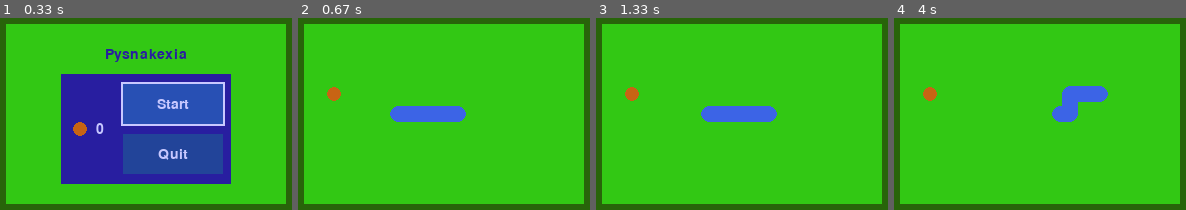
Above: before the commit, frames 1-4 (left to right).
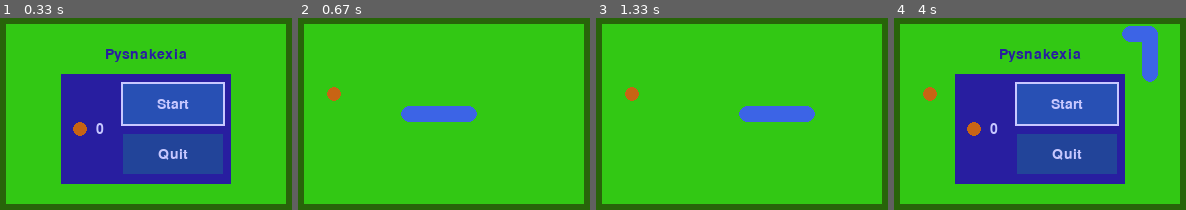
Above: after the commit, the same moments.

Repository: thornySoap/pysnakexia8
Game: pygame game, started from src/main/main.py
Same seed, same stepped clock (60 frames per second), same inputs: the game is played once before the commit and once after it.
Inputs:
- Up to frame 1 (0.33 s): no input
- Up to frame 2 (0.67 s): tap Enter at 0.33 s
- Up to frame 3 (1.33 s): hold Right 0.67-1.13 s; hold Up from 1.17 s (still down)
- Up to frame 4 (4 s): release Up at 1.63 s; hold Right 1.67-2.13 s; hold Up 2.17-2.7 s; hold Left 3.07-3.47 s; hold Up 3.5-3.87 s

Frame 1 is identical in both runs. In frame 2, 0.6% of the frame differs, in the area x 31-62%, y 45-55%; in frame 3, 2.2%; in frame 4, 36%, in the area x 20-91%, y 4-87%.

Commit message:
Make speed adjustments work

Diff:
--- a/src/main/main.py
+++ b/src/main/main.py
@@ -16,7 +16,7 @@
             return iter((self.d, self.a))
 
     def __init__(self):
-        self.FPS = 15
+        self.FPS = 30
         self.SCREEN_SIZE = Vector2(318, 212)
         self.FIELD_RECT = Rect(19, 16, 280, 180)
 
@@ -29,7 +29,7 @@
         self.MENU_TITLE_POS = Vector2(159, 46)
         self.BTN_RECT = {self.BTN_RESUME: Rect(136, 76, 100, 40),
                          self.BTN_QUIT: Rect(136, 126, 100, 40)}
-        self.BTN_TEXT = {self.BTN_RESUME: {True: "Resume", False: "Start"},  # "in_game"
+        self.BTN_TEXT = {self.BTN_RESUME: {True: "Resume", False: "Start"},
                          self.BTN_QUIT: {True: "Quit", False: "Quit"}}
         self.BTN_TEXT_POS = {self.BTN_RESUME: Vector2(186, 96),
                              self.BTN_QUIT: Vector2(186, 146)}
@@ -38,7 +38,7 @@
         self.GRID_RECT = Rect(0, 0, 14, 9)
         self.SQUARE_SIZE = 20
         self.SNAKE_RADIUS = 8
-        self.SNAKE_SPEED = 1
+        self.SNAKE_SPEED = 3  # High speed needs higher FPS
         self.APPLE_RADIUS = 7
 
         self.COLOR = {"bg": Color(40, 100, 10),
@@ -54,7 +54,7 @@
         self.font = pygame.font.Font(None, 21)
 
         self.screen = None
-        self.tick_cycle = self.FPS / self.SNAKE_SPEED
+        self.tick_cycle = self.FPS // self.SNAKE_SPEED
 
         self.main_loop = True
         self.in_game = False
@@ -71,6 +71,7 @@
         self.next_turn = None
         self.apple_pos = None  # Vector2
         self.eating_apple = None
+        self.clock_time_seconds = None
 
     def __call__(self):
         self.run()
@@ -85,9 +86,8 @@
         pygame.event.set_allowed(pygame.QUIT)
         pygame.event.set_allowed(pygame.KEYDOWN)
 
-        background = pygame.Surface(self.SCREEN_SIZE).convert()
-        background.fill(self.COLOR["bg"])
-        self.screen.blit(background, (0, 0))
+        draw.rect(self.screen, self.COLOR["bg"],
+                  Rect(Vector2(0, 0), self.SCREEN_SIZE))
         self.draw_field()
         self.screen_refresh()
 
@@ -153,6 +153,9 @@
                     self.next_turn = d
 
         if self.game_ticks % self.tick_cycle == 0:
+            self.draw_snake_end(Vector2(0, 0))
+
+            # Control
             if self.eating_apple:
                 self.eating_apple = False
                 self.score += 1
@@ -183,29 +186,69 @@
                 end.a -= 1
 
             if end.a <= 0:
-                if self.eating_apple or end.a < 0:
-                    self.snake.remove(end)
+                if self.eating_apple:
+                    del self.snake[len(self.snake) - 1]
                 if end.a < 0:
+                    del self.snake[len(self.snake) - 1]
                     self.snake[len(self.snake) - 1].a -= 1
 
             self.snake_end = self.calc_snake_end()
 
-        # Animate end
-        d = self.turn_round(self.snake[len(self.snake) - 1].d)
-        v = self.get_dir_vect(d)
-
-        offset = v * self.SQUARE_SIZE * self.clock.get_time() / 1000
-        if not self.eating_apple:
-            offset *= self.game_ticks % self.tick_cycle
-            offset -= v * self.SQUARE_SIZE
+            self.clock_time_seconds = self.clock.get_time() / 1000
+
         else:
-            fact = (self.game_ticks % self.tick_cycle)
-            fact /= self.tick_cycle
-            fact = (-math.cos(fact * math.pi * 2) * 0.5 + 0.5) * 0.5
-            fact *= self.tick_cycle
-            offset *= fact
-
-        self.draw_snake_end(offset)
+            # Animate end
+            d = self.turn_round(self.snake[len(self.snake) - 1].d)
+            v = self.get_dir_vect(d) * self.SQUARE_SIZE
+            offset = v * self.clock_time_seconds * self.SNAKE_SPEED
+            if not self.eating_apple:
+                offset *= self.game_ticks % self.tick_cycle
+                offset -= v
+            else:
+                fact = (self.game_ticks % self.tick_cycle)
+                fact /= self.tick_cycle
+                fact = (-math.cos(fact * math.pi * 2) * 0.5 + 0.5) * 0.5
+                fact *= self.tick_cycle
+                offset *= fact
+
+            self.draw_snake_end(offset)
+
+        # Animate head
+        d = self.turn_round(self.snake[0].d)
+        v = self.get_dir_vect(d) * self.SQUARE_SIZE
+        offset = v * self.clock_time_seconds * self.SNAKE_SPEED
+        offset *= self.game_ticks % self.tick_cycle
+        offset -= v
+        draw.circle(self.screen, self.COLOR["snake"],
+                    self.get_screen_pos(self.snake_head) + offset,
+                    self.SNAKE_RADIUS)
+        draw.line(self.screen, self.COLOR["snake"],
+                  self.get_screen_pos(self.snake_head,
+                                      subtract_1=True) + offset,
+                  self.get_screen_pos(self.move(self.snake_head,
+                                                self.snake[0].d,
+                                                min((self.snake[0].a, 2))),
+                                      subtract_1=True),
+                  width=self.SNAKE_RADIUS * 2)
+
+        self.game_ticks += 1
+
+    def draw_snake_end(self, offset):
+        d = self.snake[len(self.snake) - 1].d
+        v = self.get_dir_vect(d) * self.SQUARE_SIZE
+        pos = self.get_screen_pos(self.snake_end, subtract_1=True) + offset
+        last_pos = pos + v * self.clock_time_seconds * self.SNAKE_SPEED
+        last_pos_drawn = last_pos + v * 0.5
+        last_pos_drawn.x = max(last_pos_drawn.x, self.FIELD_RECT.x)
+        last_pos_drawn.y = max(last_pos_drawn.y, self.FIELD_RECT.y)
+        last_pos_drawn.x = min(last_pos_drawn.x, self.FIELD_RECT.right - 1)
+        last_pos_drawn.y = min(last_pos_drawn.y, self.FIELD_RECT.bottom - 1)
+        draw.line(self.screen, self.COLOR["field"],
+                  pos, last_pos_drawn, width=self.SQUARE_SIZE)
+
+        draw.circle(self.screen, self.COLOR["snake"],
+                    self.get_screen_pos(self.snake_end) + offset,
+                    self.SNAKE_RADIUS)
 
         if self.snake[len(self.snake) - 1].a == 0:
             draw.line(self.screen, self.COLOR["snake"],
@@ -215,48 +258,6 @@
                                     self.snake[len(self.snake) - 2].d, -1),
                           subtract_1=True
                       ),
-                      width=self.SNAKE_RADIUS * 2)
-
-        # Animate head
-        d = self.turn_round(self.snake[0].d)
-        v = self.get_dir_vect(d)
-        offset = v * self.SQUARE_SIZE * self.clock.get_time() / 1000
-        offset *= self.game_ticks % self.tick_cycle
-        offset -= v * self.SQUARE_SIZE
-        draw.circle(self.screen, self.COLOR["snake"],
-                    self.get_screen_pos(self.snake_head) + offset,
-                    self.SNAKE_RADIUS)
-
-        self.game_ticks += 1
-
-    def draw_snake_end(self, offset):
-        d = self.turn_round(self.snake[len(self.snake) - 1].d)
-        v = self.get_dir_vect(d)
-
-        pos = self.get_screen_pos(self.snake_end) + offset
-        pos -= Vector2(self.SQUARE_SIZE // 2)
-        pos += Vector2(abs(v.x), abs(v.y)) * self.SQUARE_SIZE // 2
-        size = Vector2(1, 1) - Vector2(abs(v.x), abs(v.y))
-        size -= v * (0.5 + self.clock.get_time() / 2600)
-        size *= self.SQUARE_SIZE
-        rect = Rect(pos, size)
-        rect.normalize()
-        self.draw_field(rect)
-
-        # if self.eating_apple:
-        #     draw.circle(self.screen, (255, 0, 0),
-        #                 self.get_screen_pos(self.snake_end) + offset,
-        #                 self.SNAKE_RADIUS)
-        #     return
-
-        draw.circle(self.screen, self.COLOR["snake"],
-                    self.get_screen_pos(self.snake_end) + offset,
-                    self.SNAKE_RADIUS)
-        if not self.eating_apple:
-            draw.line(self.screen, self.COLOR["snake"],
-                      self.get_screen_pos(self.snake_end, subtract_1=True)
-                      + offset,
-                      self.get_screen_pos(self.snake_end, subtract_1=True),
                       width=self.SNAKE_RADIUS * 2)
 
     def screen_refresh(self):
@@ -298,6 +299,7 @@
         self.snake_end = self.calc_snake_end()
         self.next_turn = None
         self.eating_apple = False
+        self.clock_time_seconds = self.clock.get_time() / 1000
         self.spawn_apple()
 
     def game_over(self):
@@ -305,11 +307,11 @@
         self.toggle_pause()
 
     def spawn_apple(self):
-        apple_pos = Vector2(randint(0, self.GRID_RECT.w-1),
-                            randint(0, self.GRID_RECT.h-1))
+        apple_pos = Vector2(randint(0, self.GRID_RECT.w - 1),
+                            randint(0, self.GRID_RECT.h - 1))
         while apple_pos == self.snake_head or self.snake_occupied(apple_pos):
-            apple_pos = Vector2(randint(0, self.GRID_RECT.w-1),
-                                randint(0, self.GRID_RECT.h-1))
+            apple_pos = Vector2(randint(0, self.GRID_RECT.w - 1),
+                                randint(0, self.GRID_RECT.h - 1))
         self.apple_pos = apple_pos
 
         self.draw_apple(self.get_screen_pos(self.apple_pos))
@@ -398,29 +400,8 @@
     def draw_apple(self, pos):
         draw.circle(self.screen, self.COLOR["apple"], pos, self.APPLE_RADIUS)
 
-    def draw_field(self, rect=None):
-        if not rect:
-            rect = self.FIELD_RECT
-        rect.normalize()
-        draw.rect(self.screen, self.COLOR["field"], rect)
-
-        if rect.x < self.FIELD_RECT.x:
-            rect.x = self.FIELD_RECT.x
-            rect.w = -2
-        elif rect.x + rect.w > self.FIELD_RECT.x + self.FIELD_RECT.w:
-            rect.x = self.FIELD_RECT.x + self.FIELD_RECT.w
-            rect.w = 2
-        elif rect.y < self.FIELD_RECT.y:
-            rect.y = self.FIELD_RECT.y
-            rect.h = -2
-        elif rect.y + rect.h > self.FIELD_RECT.y + self.FIELD_RECT.h:
-            rect.y = self.FIELD_RECT.y + self.FIELD_RECT.h
-            rect.h = 2
-
-        else:
-            return
-
-        draw.rect(self.screen, self.COLOR["bg"], rect.normalize())
+    def draw_field(self):
+        draw.rect(self.screen, self.COLOR["field"], self.FIELD_RECT)
 
         # for x in range(self.GRID_RECT.w):
         #     for y in range(self.GRID_RECT.h):
